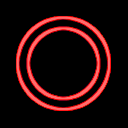
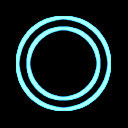
Comparing the layer stacks of the two w=128, h=128 images. Changes:
hid "Ellipse 1 copy 9" over [15,15,111,111]
showed "Ellipse 1 copy 7" over [15,15,111,111]
